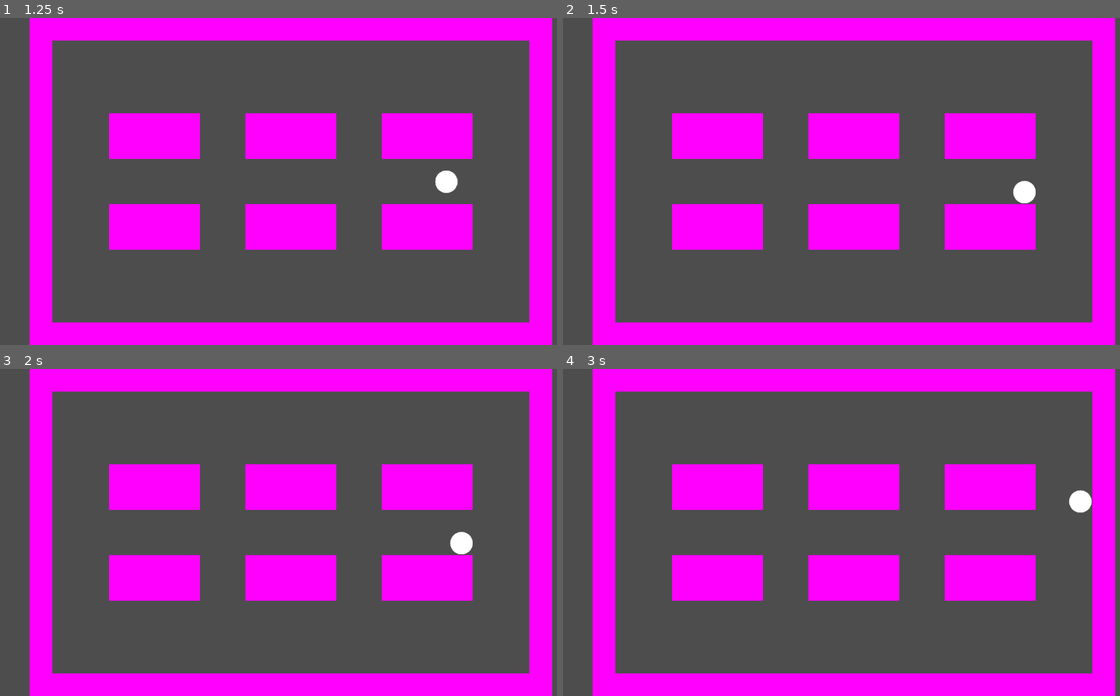
Above: before the commit, frames 1-4 (two rows, left to right).
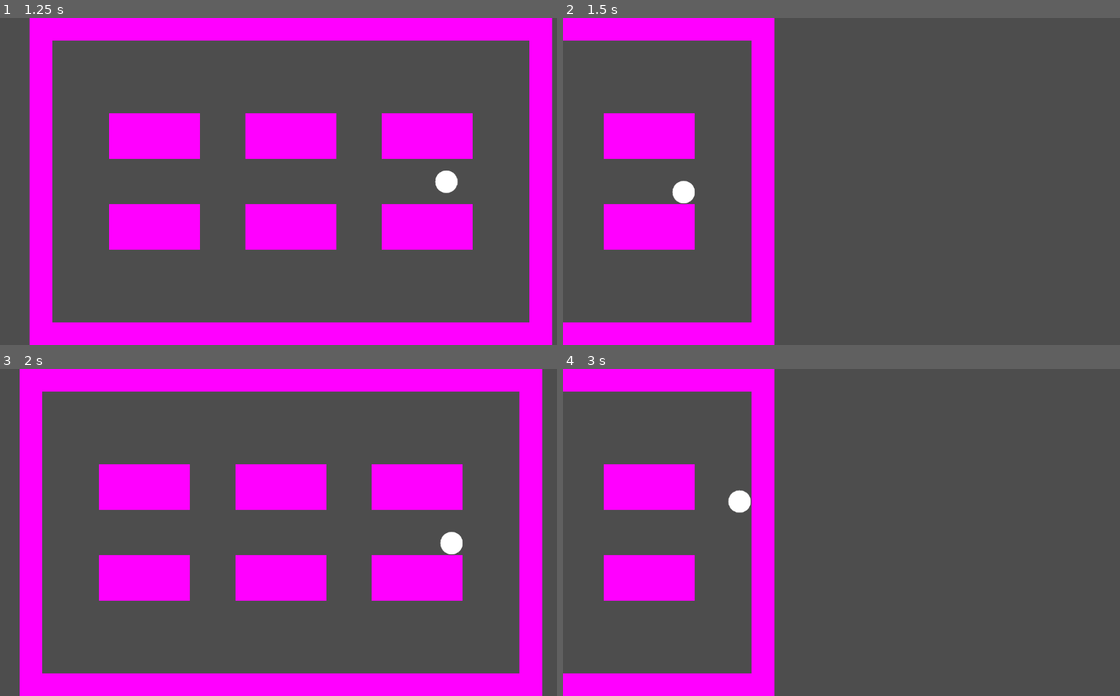
Above: after the commit, the same moments.

Repository: cty012/terror-on-the-tracks-demo
Game: Godot game, scene res://scenes/game.tscn
The game is run twice, just before and just after one commit, with the same random seed, the same clock (stepped at 60 frames per second) and the same inputs. The project has no main scene, so this scene is started directly.
Inputs:
- Up to frame 1 (1.25 s): tap Enter at 0.5 s; hold D from 0.53 s (still down); hold 1 from 0.53 s (still down); tap 2 at 0.8 s
- Up to frame 2 (1.5 s): release D at 1.28 s; release 1 at 1.28 s; hold S from 1.28 s (still down); tap 2 at 1.35 s
- Up to frame 3 (2 s): keep holding S; tap 1 at 1.55 s
- Up to frame 4 (3 s): release S at 2.03 s; hold D 2.03-2.78 s; hold 1 2.03-2.78 s; tap 2 at 2.3, 2.85 s; tap Space at 2.75 s; hold W from 2.78 s (still down)

Frame 1 is identical in both runs. In frame 2, 34% of the frame differs, in the area x 0-100%, y 0-100%; in frame 3, 10%; in frame 4, 34%.

Commit message:
Add camera controller

Diff:
--- a/scenes/game.tscn
+++ b/scenes/game.tscn
@@ -1,9 +1,11 @@
-[gd_scene load_steps=12 format=3 uid="uid://dm21nbrg6aclu"]
+[gd_scene load_steps=14 format=3 uid="uid://dm21nbrg6aclu"]
 
 [ext_resource type="Script" path="res://scripts/controllers/player_controller.gd" id="1_0bvfg"]
 [ext_resource type="Script" path="res://scripts/systems/input_system.gd" id="1_nh1b4"]
 [ext_resource type="Script" path="res://scripts/systems/event_system.gd" id="2_c3i0d"]
 [ext_resource type="Script" path="res://scripts/systems/ui_system.gd" id="3_px7o7"]
+[ext_resource type="Script" path="res://scripts/controllers/camera_controller.gd" id="4_57u3r"]
+[ext_resource type="Script" path="res://scripts/systems/debug_system.gd" id="4_glw46"]
 
 [sub_resource type="CircleShape2D" id="CircleShape2D_cdq3x"]
 radius = 27.0
@@ -36,7 +38,11 @@
 [node name="input_system" type="Node" parent="."]
 script = ExtResource("1_nh1b4")
 
+[node name="debug" type="Node" parent="."]
+script = ExtResource("4_glw46")
+
 [node name="camera" type="Camera2D" parent="."]
+script = ExtResource("4_57u3r")
 
 [node name="player" type="CharacterBody2D" parent="."]
 script = ExtResource("1_0bvfg")
--- /dev/null
+++ b/scripts/common/data.gd
@@ -0,0 +1,6 @@
+extends RefCounted
+class_name Data
+
+
+var CAR_WIDTH := 1100
+var CAR_HEIGHT := 670
--- a/scripts/common/util_texture.gd
+++ b/scripts/common/util.gd
@@ -1,4 +1,5 @@
-extends Node
+extends RefCounted
+class_name Util
 
 
 func create_white_circle_texture(size: int = 128) -> ImageTexture:
--- /dev/null
+++ b/scripts/controllers/camera_controller.gd
@@ -0,0 +1,27 @@
+extends Camera2D
+
+var data = preload("res://scripts/common/data.gd").new()
+var event_system
+var player
+
+
+var target := Vector2.ZERO
+var alpha := 8.0
+var lsid_switch_car
+
+# Focus the camera on the target car
+func on_switch_car(event):
+    target = Vector2(data.CAR_WIDTH * event["index"], 0)
+
+# Called when the node enters the scene tree for the first time.
+func _ready() -> void:
+    event_system = $/root/scene/event_system
+    player = $/root/scene/player
+    lsid_switch_car = event_system.add_listener("game::switch-car", on_switch_car)
+
+func _exit_tree() -> void:
+    event_system.remove_listener(lsid_switch_car)
+
+# Called every frame. 'delta' is the elapsed time since the previous frame.
+func _process(delta: float) -> void:
+    self.position.x = lerp(self.position.x, target.x, alpha * delta)
--- a/scripts/controllers/player_controller.gd
+++ b/scripts/controllers/player_controller.gd
@@ -1,9 +1,10 @@
 extends CharacterBody2D
 
-var util_texture = preload("res://scripts/common/util_texture.gd").new()
+var util = preload("res://scripts/common/util.gd").new()
+var event_system
 
 
-var movement_listener := 0
+var lsid_movement := 0
 var speed := 500.0
 
 func on_movement(event):
@@ -21,14 +22,12 @@
 
 # Called when the node enters the scene tree for the first time.
 func _ready() -> void:
-    var event_system = $/root/scene/event_system
-
-    $sprite.texture = util_texture.create_white_circle_texture(50)
-    movement_listener = event_system.add_listener("input::movement", on_movement)
+    event_system = $/root/scene/event_system
+    $sprite.texture = util.create_white_circle_texture(50)
+    lsid_movement = event_system.add_listener("input::movement", on_movement)
 
 func _exit_tree():
-    var event_system = $/root/scene/event_system
-    event_system.remove_listener(movement_listener)
+    event_system.remove_listener(lsid_movement)
 
 # Called every frame. 'delta' is the elapsed time since the previous frame.
 func _process(delta: float) -> void:
--- /dev/null
+++ b/scripts/systems/debug_system.gd
@@ -0,0 +1,15 @@
+extends Node
+
+var event_system
+
+
+# Called when the node enters the scene tree for the first time.
+func _ready() -> void:
+    event_system = $/root/scene/event_system
+
+# Called every frame. 'delta' is the elapsed time since the previous frame.
+func _process(delta: float) -> void:
+    if Input.is_key_pressed(KEY_1):
+        event_system.emit("game::switch-car", { "index": 0 })
+    elif Input.is_key_pressed(KEY_2):
+        event_system.emit("game::switch-car", { "index": 1 })
--- a/scripts/systems/event_system.gd
+++ b/scripts/systems/event_system.gd
@@ -1,5 +1,6 @@
 extends Node
-## System: Event
+class_name EventSystem
+## Event System
 ## Description: Manages listening and emitting events.
 ##
 ## Events are useful for decoupling systems and controllers. To listen
--- a/scripts/systems/input_system.gd
+++ b/scripts/systems/input_system.gd
@@ -1,4 +1,7 @@
 extends Node
+class_name InputSystem
+
+var event_system
 
 
 # Dictionary storing custom key bindings
@@ -11,9 +14,7 @@
     }
 }
 
-func detect_movement(_delta):
-    var event_system = $/root/scene/event_system
-
+func detect_movement():
     var directions := []
     for direction in key_bindings["movement"]:
         if Input.is_key_pressed(key_bindings["movement"][direction]):
@@ -30,9 +31,12 @@
     #if not directions.is_empty():
     event_system.emit("input::movement", {
             "directions": directions,
-            "_delta": _delta
         })
 
+# Called when the node enters the scene tree for the first time.
+func _ready() -> void:
+    event_system = $/root/scene/event_system
+
 # Called every frame. 'delta' is the elapsed time since the previous frame.
-func _process(_delta: float) -> void:
-    detect_movement(_delta)
+func _process(delta: float) -> void:
+    detect_movement()
--- a/scripts/systems/ui_system.gd
+++ b/scripts/systems/ui_system.gd
@@ -1,4 +1,5 @@
 extends Node
+class_name UISystem
 
 
 var is_enabled := false
